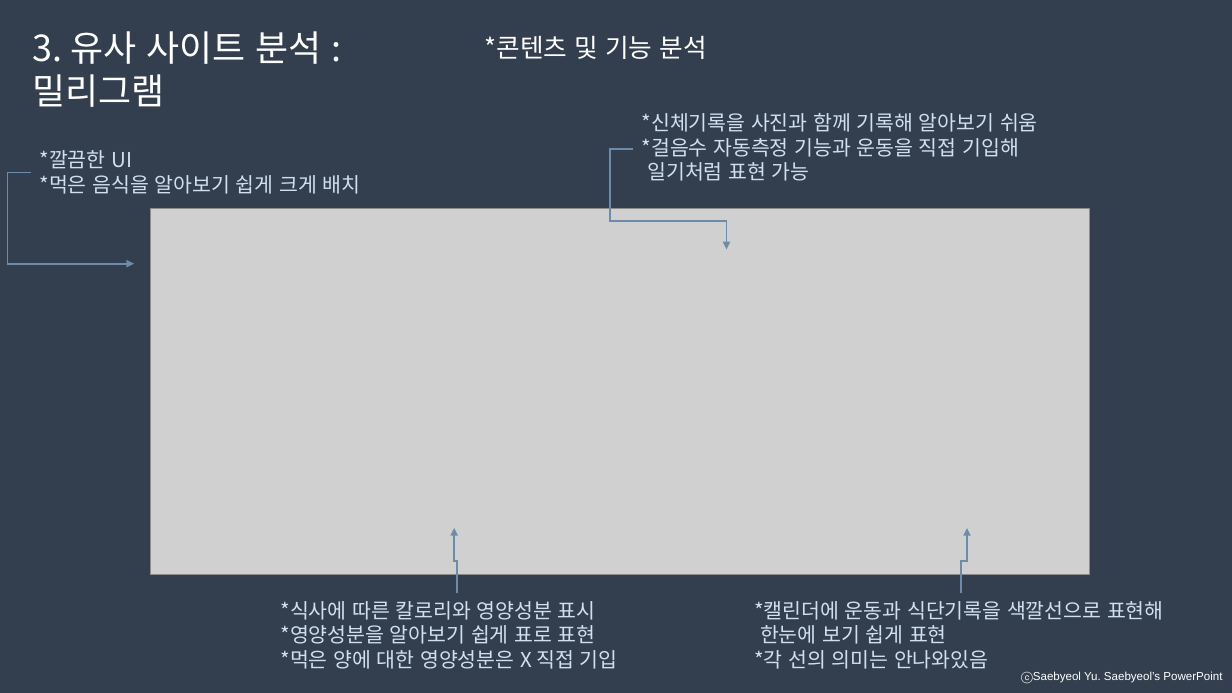
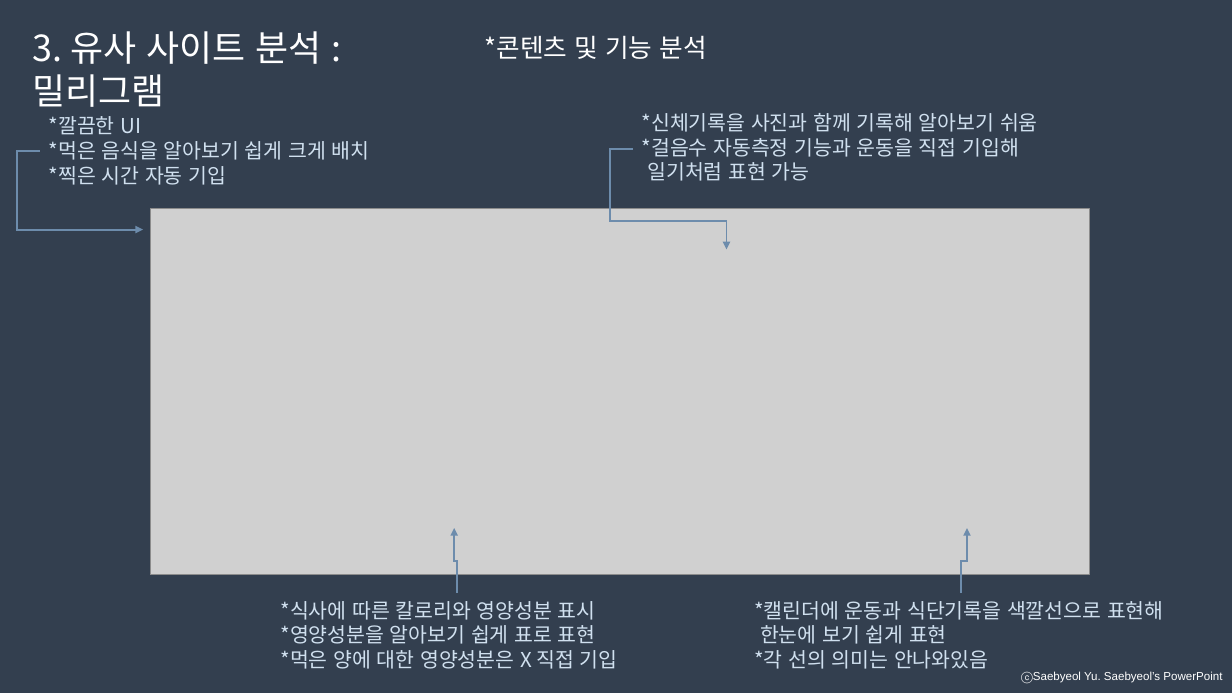
Before and after one commit to developerYHLee/University_Homework, a slide deck: slide 8 of 기말과제.pptx. Drawn at 1232x693 pixels with LibreOffice and Linux fonts; fonts in the diff are those of the drawing; grey boxes stand for pictures. Boxes give left, top, right and bottom in pixels: in the first picture for what was removed or moved away, otherwise in the second. Text is boxed around its words. In the diff, an @@ line names an element or a change of style, - is before the commit and + after.

```diff
--- a/기말과제.pptx
+++ b/기말과제.pptx
@@ text "*깔끔한 UI" moved from (x1=40, y1=150, x2=361, y2=194) to (x1=49, y1=116, x2=370, y2=185) @@
@@ elbow arrow moved from (30, 173) - (134, 263) to (40, 151) - (143, 229) @@
@@ text at (x1=49, y1=166, x2=226, y2=185): paragraph added @@
+*찍은 시간 자동 기입
```
Also in this commit, not shown: 3 other slides changed, 6 slides added, 5 slides removed.
